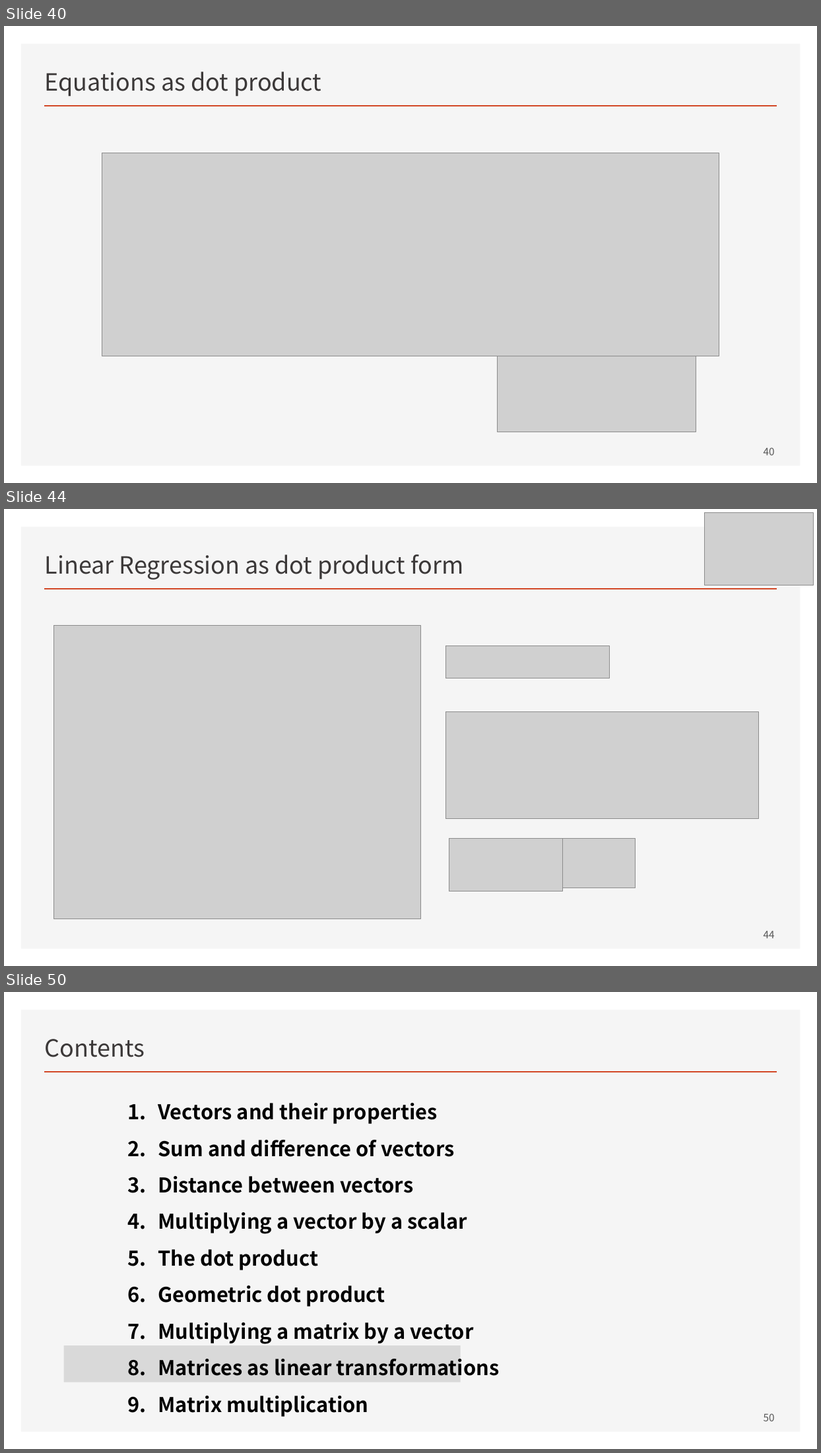
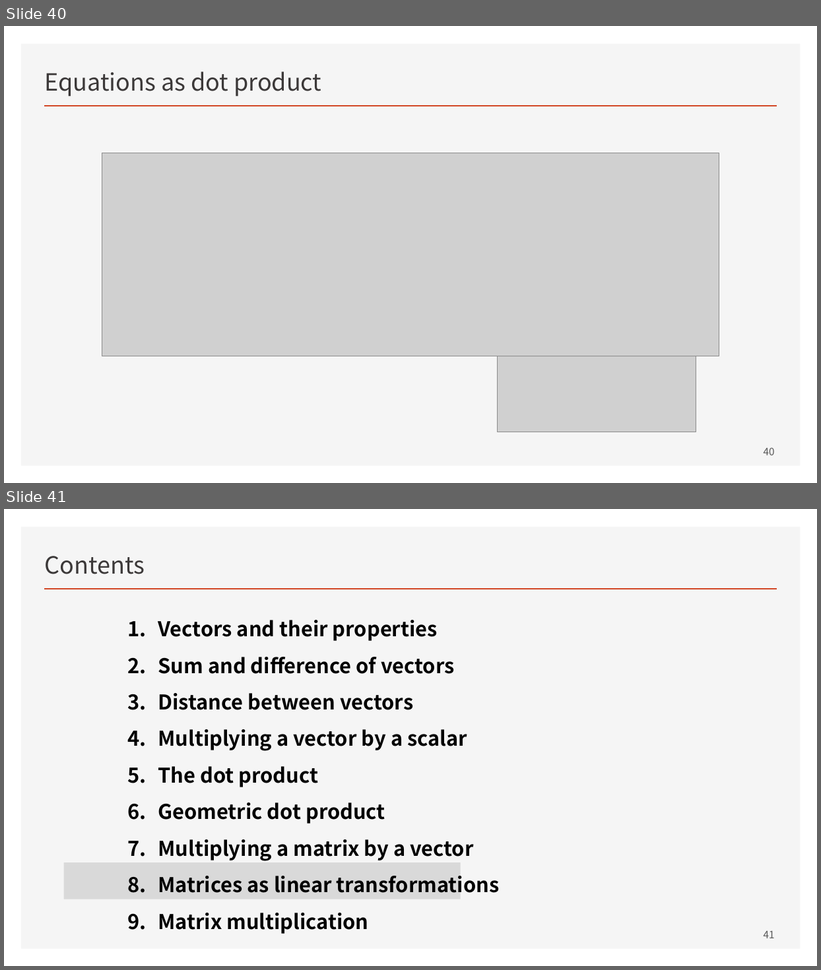
Before and after one commit to ancestor9/mathematics-for-machine-learning, a slide deck: w3_Vectors_and_Linear_Transformations.pptx. Shown one above the other, each under a label of ours: slides 40, 44 and 50 before the commit, slides 40 and 41 after it; the slides between them are not shown. The pictures are 821x1453 and 821x970 pixels, drawn with LibreOffice and Linux fonts; fonts in the diff are those of the drawing; grey boxes stand for pictures. Boxes give left, top, right and bottom in pixels: in the first picture for what was removed or moved away, otherwise in the second. Text is boxed around its words. In the diff, an @@ line names an element or a change of style, - is before the commit and + after.

```diff
--- a/w3_Vectors_and_Linear_Transformations.pptx
+++ b/w3_Vectors_and_Linear_Transformations.pptx
@@ slide 44 removed at <box>4,509,817,966</box>, background #FFFFFF; not listed: 2 template elements that a slide beside it also shows @@
@@ picture removed at <box>705,513,814,586</box> @@
@@ title removed at <box>45,555,463,580</box> @@
-Linear Regression as dot product form
@@ picture removed at <box>54,626,420,920</box> @@
@@ picture removed at <box>446,646,610,679</box> @@
@@ picture removed at <box>446,712,759,819</box> @@
@@ picture removed at <box>450,839,564,892</box> @@
@@ picture removed at <box>564,839,636,889</box> @@
@@ page number removed at <box>764,931,775,939</box> @@
-44
@@ what was slide 50 is now slide 41 @@
@@ page number at <box>764,931,775,939</box>: text changed @@
-50
+41
```
Also in this commit, not shown: 2 slides changed, 8 other slides removed.
